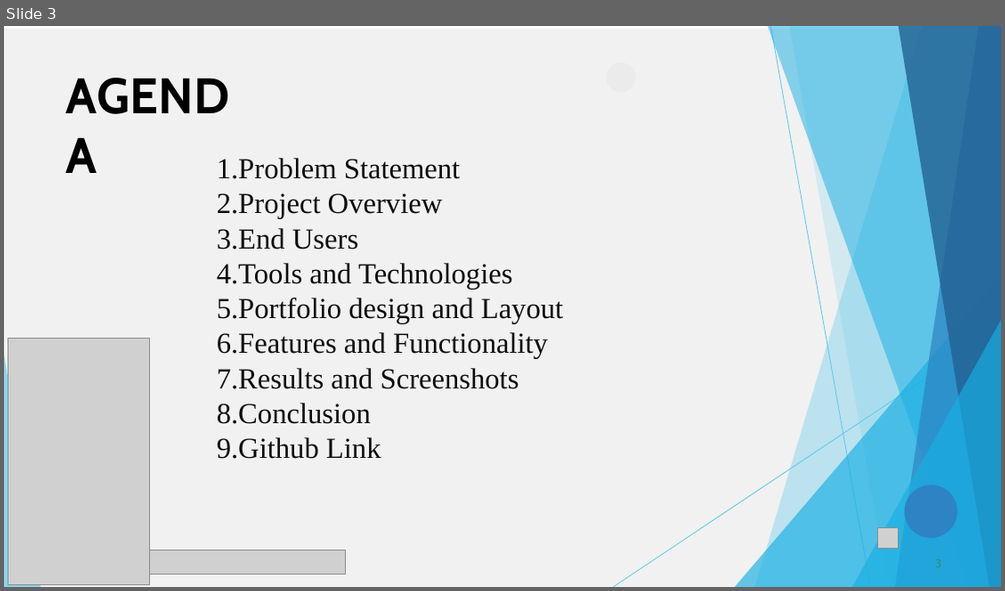
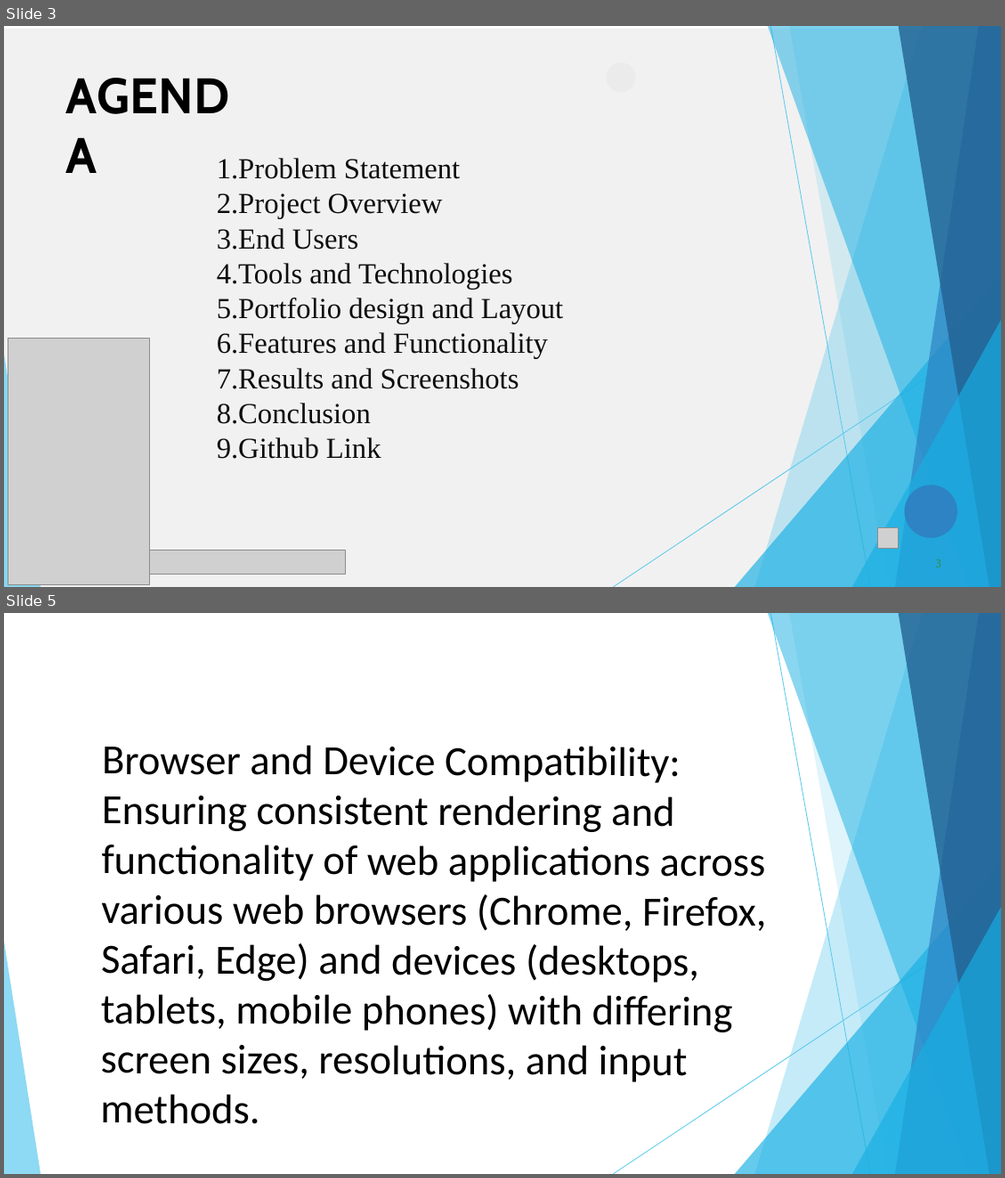
Before and after one commit to karthikagopalsamy28-maker/Karthika, a slide deck: PPT FWD TNSDC 2025 (1).pptx. Shown one above the other, each under a label of ours: slide 3 before the commit, slides 3 and 5 after it; the slides between them are not shown. The pictures are 1005x591 and 1005x1178 pixels, drawn with LibreOffice and Linux fonts; fonts in the diff are those of the drawing; grey boxes stand for pictures. Boxes give left, top, right and bottom in pixels: in the first picture for what was removed or moved away, otherwise in the second. Text is boxed around its words. In the diff, an @@ line names an element or a change of style, - is before the commit and + after.

```diff
--- a/PPT FWD TNSDC 2025 (1).pptx
+++ b/PPT FWD TNSDC 2025 (1).pptx
@@ slide 5 added at (x1=4, y1=613, x2=1001, y2=1174), background #FFFFFF @@
@@ freeform shape added at (x1=755, y1=613, x2=1001, y2=1174), fill #5FCAEE at 36% opacity @@
@@ freeform shape added at (x1=768, y1=613, x2=1001, y2=1174), fill #17AFE3 at 50% opacity @@
@@ freeform shape added at (x1=771, y1=614, x2=871, y2=1174), outline #5FCAEE 0.75 pt @@
@@ freeform shape added at (x1=789, y1=613, x2=1001, y2=1174), fill #5FCAEE at 20% opacity @@
@@ freeform shape added at (x1=896, y1=613, x2=1001, y2=1174), fill #2D83C3 at 70% opacity @@
@@ freeform shape added at (x1=898, y1=613, x2=1001, y2=1174), fill #226192 at 80% opacity @@
@@ text added at (x1=100, y1=745, x2=766, y2=1124), 40 pt, text #000000 @@
+Browser and Device Compatibility:
+Ensuring consistent rendering and functionality of web applications across various web browsers (Chrome, Firefox, Safari, Edge) and devices (desktops, tablets, mobile phones) with differing screen sizes, resolutions, and input methods.
@@ freeform shape added at (x1=735, y1=862, x2=1001, y2=1174), fill #17AFE3 at 66% opacity @@
@@ freeform shape added at (x1=614, y1=915, x2=1001, y2=1174), outline #5FCAEE 0.75 pt @@
@@ freeform shape added at (x1=852, y1=907, x2=1001, y2=1174), fill #17AFE3 at 66% opacity @@
@@ freeform shape added at (x1=4, y1=941, x2=40, y2=1174), fill #5FCAEE at 70% opacity @@
```
Also in this commit, not shown: 7 slides changed, 16 other slides added, 3 slides removed.
